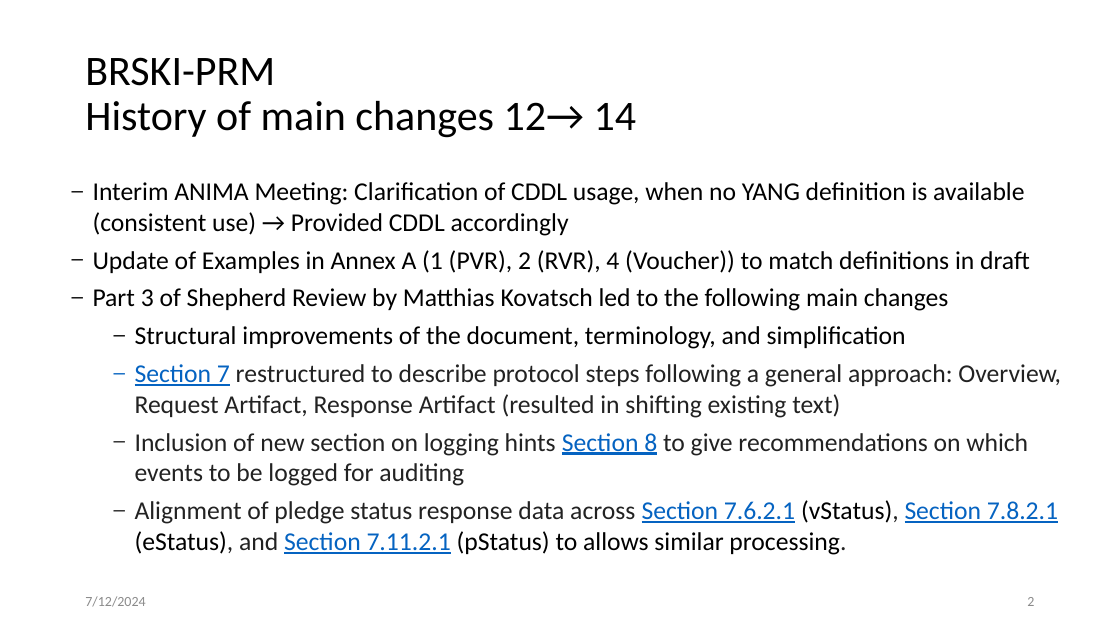
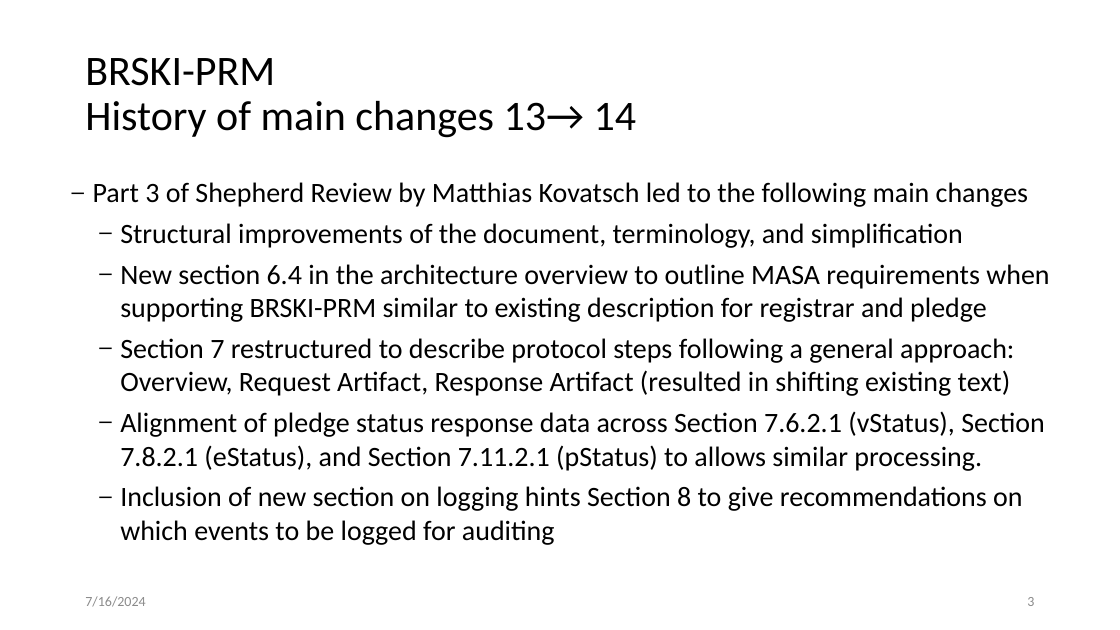
Before and after one commit to anima-wg/anima-brski-prm, a slide deck: slide 3 of presentations/slides-120-anima-update-brski-with-pledge-in-responder-mode-brski-prm.pptx (slide 2 before the commit). Drawn at 1120x630 pixels with LibreOffice and Linux fonts; fonts in the diff are those of the drawing. Boxes give left, top, right and bottom in pixels: in the first picture for what was removed or moved away, otherwise in the second. Text is boxed around its words. In the diff, an @@ line names an element or a change of style, - is before the commit and + after.

Commit message:
Update to provide more details on changes and also include an open question from Design Team meeting on July 16 on supporting enrollment of multiple LDevID certificates

```diff
--- a/presentations/slides-120-anima-update-brski-with-pledge-in-responder-mode-brski-prm.pptx
+++ b/presentations/slides-120-anima-update-brski-with-pledge-in-responder-mode-brski-prm.pptx
@@ title at [85,57,637,138]: text changed @@
-BRSKI-PRM
-History of main changes 12→ 14
+BRSKI-PRM
+History of main changes 13→ 14
@@ text at [93,182,1030,273]: paragraphs removed @@
-– Interim ANIMA Meeting: Clarification of CDDL usage, when no YANG definition is available (consistent use) → Provided CDDL accordingly
-– Update of Examples in Annex A (1 (PVR), 2 (RVR), 4 (Voucher)) to match definitions in draft
@@ text at [93,182,1028,545]: size 22 to 24 pt in "Part 3 of Shepherd Review by Matthias ...", "Structural improvements of the document, terminology, and ...", "Section 7 restructured to describe protocol steps ...", "Inclusion of new section on logging hints ..."; text colour #0563C1 to #000000, underline off in "Section 7", "Section 8"; text colour #222222 to #000000 in "restructured to describe protocol steps following a ...", "Inclusion of new section on logging hints ..."; highlight #FFFFFF to none in "Section 7 restructured to describe protocol steps ...", "Inclusion of new section on logging hints ..."; indent changed @@
@@ text at [120,264,1049,322]: paragraph added @@
+  – New section 6.4 in the architecture overview to outline MASA requirements when supporting BRSKI-PRM similar to existing description for registrar and pledge
@@ text at [120,411,1045,471]: paragraph added @@
+  – Alignment of pledge status response data across Section 7.6.2.1 (vStatus), Section 7.8.2.1 (eStatus), and Section 7.11.2.1 (pStatus) to allows similar processing.
@@ text at [135,500,1058,555]: paragraph removed @@
-  – Alignment of pledge status response data across Section 7.6.2.1 (vStatus), Section 7.8.2.1 (eStatus), and Section 7.11.2.1 (pStatus) to allows similar processing.
@@ text at [85,596,145,607]: text changed @@
-7/12/2024
+7/16/2024
```
Also in this commit, not shown: 1 other slide changed, 2 slides added.
